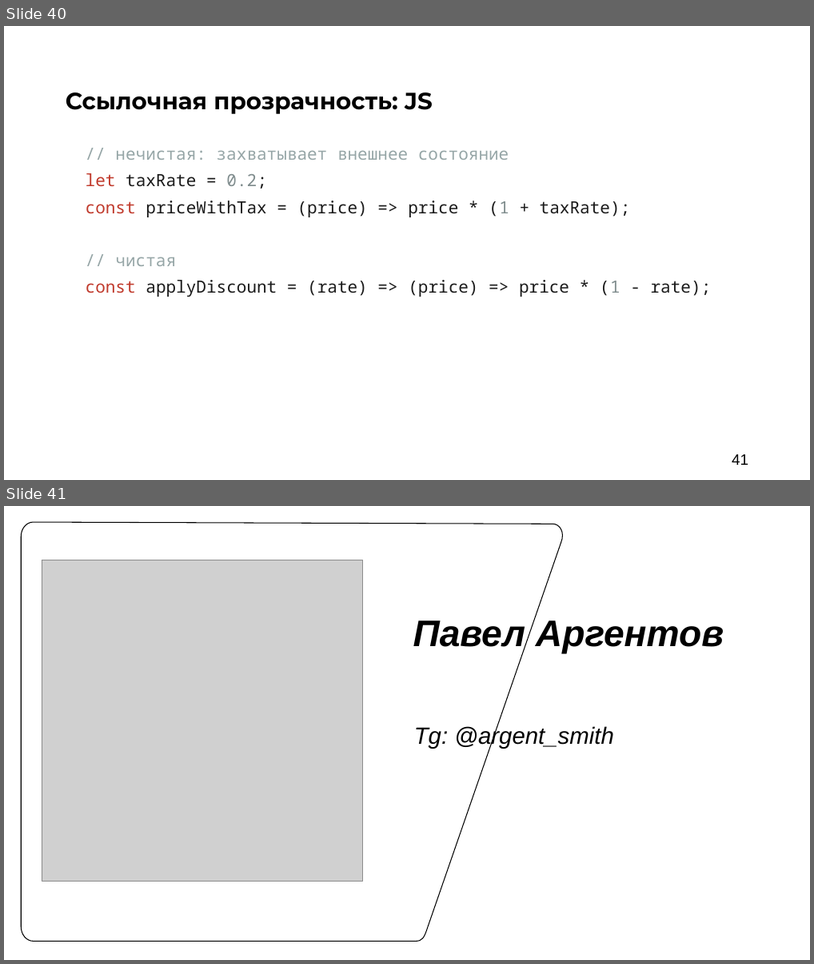
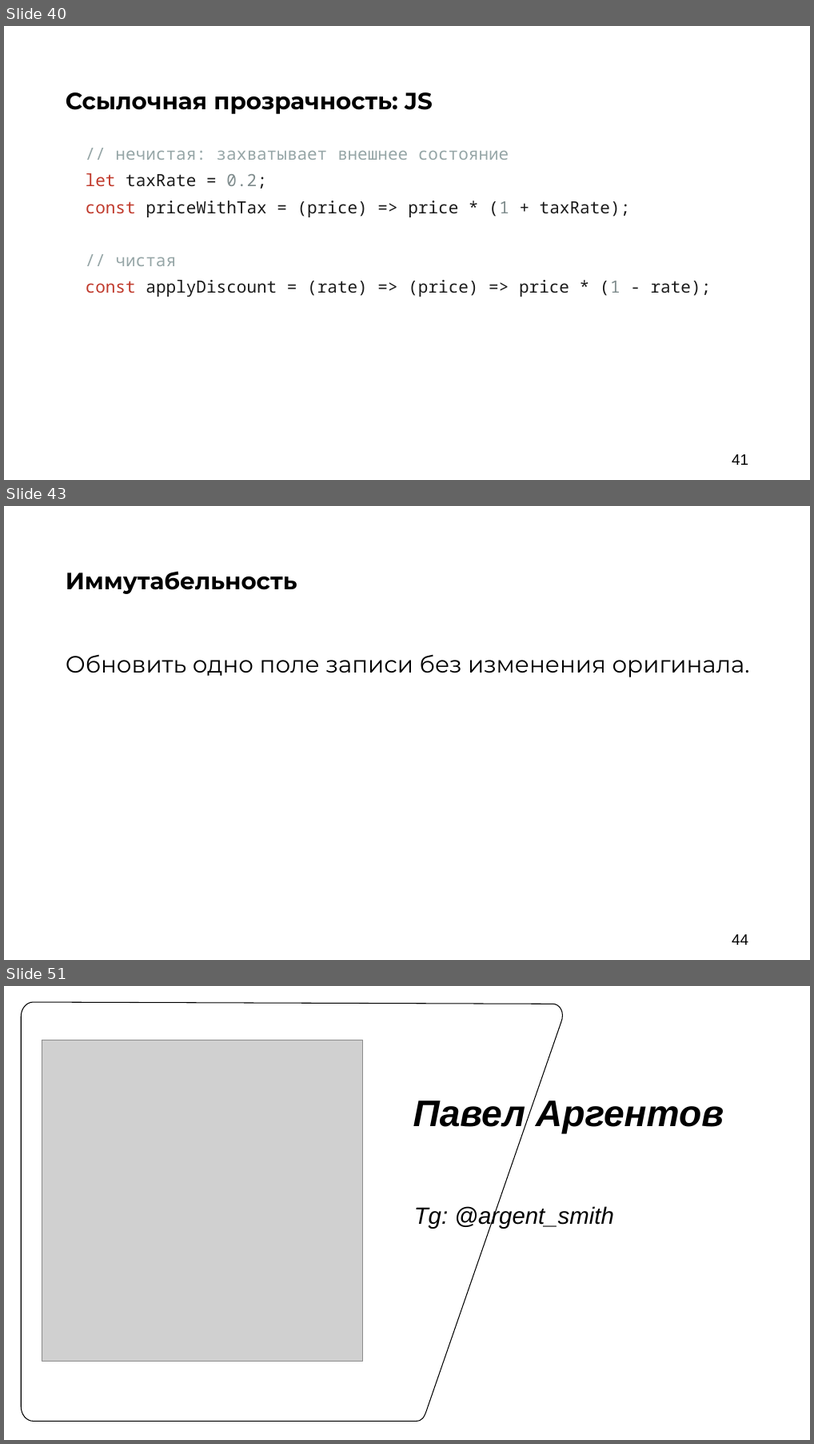
Before and after one commit to argent-smith/presentations, a slide deck: FP_Talk_2026/nastachku/final_presentation.pptx. Shown one above the other, each under a label of ours: slides 40 and 41 before the commit, slides 40, 43 and 51 after it; the slides between them are not shown. The pictures are 814x964 and 814x1444 pixels, drawn with LibreOffice and Linux fonts; fonts in the diff are those of the drawing; grey boxes stand for pictures; background and template pictures are left out. Boxes give left, top, right and bottom in pixels: in the first picture for what was removed or moved away, otherwise in the second. Text is boxed around its words. In the diff, an @@ line names an element or a change of style, - is before the commit and + after.

```diff
--- a/FP_Talk_2026/nastachku/final_presentation.pptx
+++ b/FP_Talk_2026/nastachku/final_presentation.pptx
@@ slide 43 added at (4, 506, 810, 960), background #FFFFFF @@
@@ text added at (66, 571, 298, 594), 28 pt, text #000000, bold @@
+Иммутабельность
@@ text added at (66, 655, 750, 677), 28 pt, text #000000 @@
+Обновить одно поле записи без изменения оригинала.
@@ page number added at (732, 934, 749, 944), 18 pt, text #000000 @@
+44
@@ what was slide 41 is now slide 51 @@
```
Also in this commit, not shown: 9 other slides added, 1 other file.
